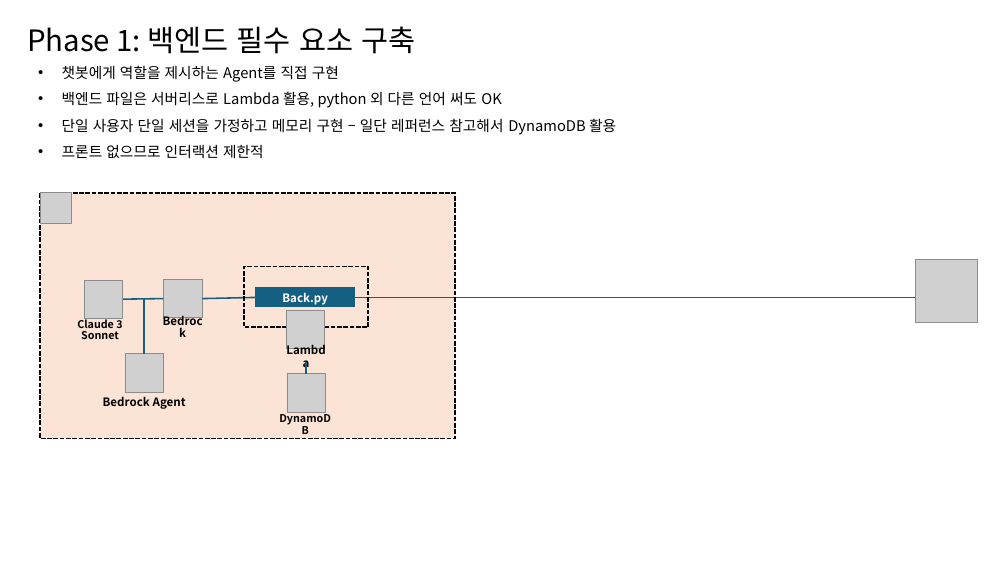
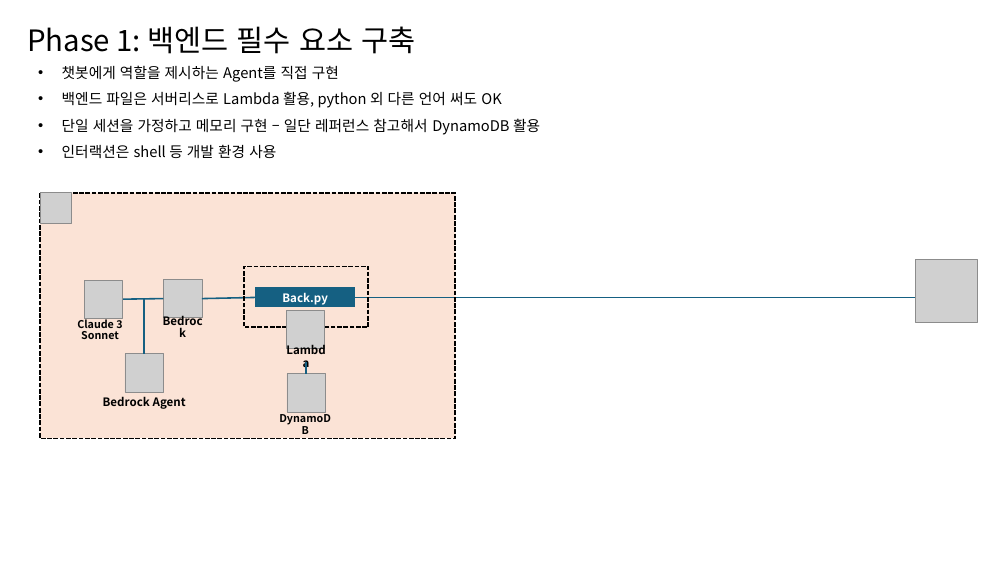
Before and after one commit to Yihoon-J/tarot-chat-AI, a slide deck: slide 5 of 개발계획서.pptx. Drawn at 1008x567 pixels with LibreOffice and Linux fonts; fonts in the diff are those of the drawing; grey boxes stand for pictures. Boxes give left, top, right and bottom in pixels: in the first picture for what was removed or moved away, otherwise in the second. Text is boxed around its words. In the diff, an @@ line names an element or a change of style, - is before the commit and + after.

Commit message:
풀버전 백엔드 로컬버전 추가하고 파일 정리

```diff
--- a/개발계획서.pptx
+++ b/개발계획서.pptx
@@ text at [62,118,540,158]: text changed @@
-• 단일 사용자 단일 세션을 가정하고 메모리 구현 – 일단 레퍼런스 참고해서 DynamoDB 활용
-• 프론트 없으므로 인터랙션 제한적
+• 단일 세션을 가정하고 메모리 구현 – 일단 레퍼런스 참고해서 DynamoDB 활용
+• 인터랙션은 shell 등 개발 환경 사용
```
Also in this commit, not shown: 3 other slides changed, 5 other files.
